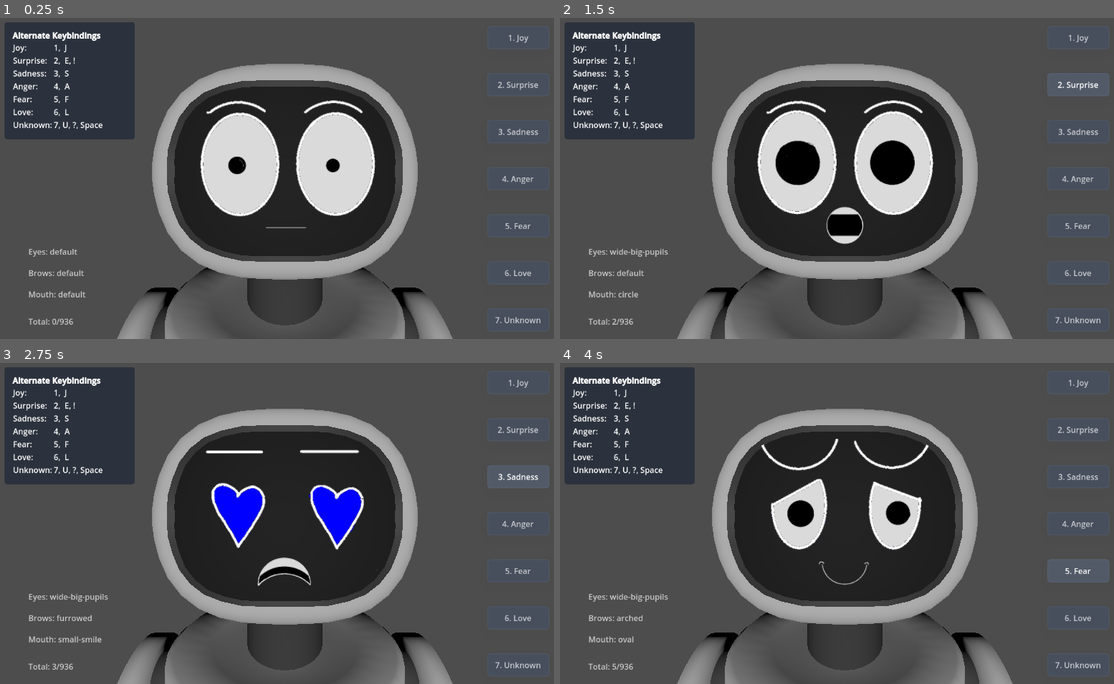
Above: before the commit, frames 1-4 (two rows, left to right).
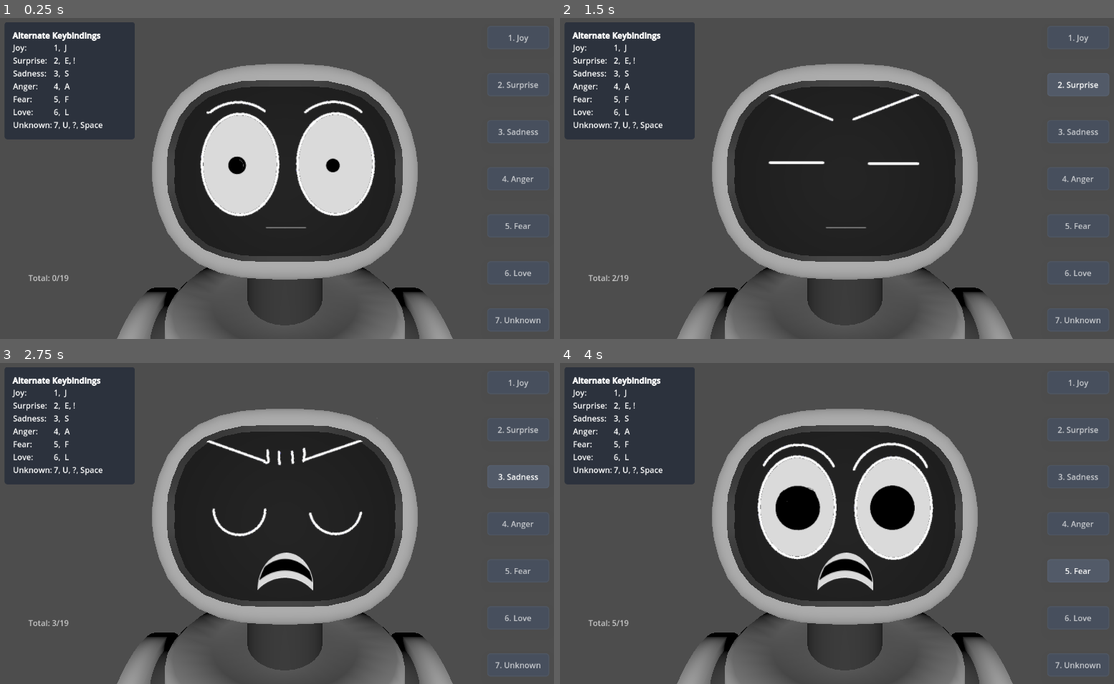
Above: after the commit, the same moments.

Repository: emilierummer/CS5761-ResearchProject
Game: Godot game, scene res://expressions/initial-survey/InitialSurvey.tscn
Two runs of this game, one before a commit and one after it. Both use one fixed random seed, a clock stepped at 60 frames per second and the inputs below. The project has no main scene, so this scene is started directly.
Inputs:
- Up to frame 1 (0.25 s): no input
- Up to frame 2 (1.5 s): click "1. Joy" at 0.5 s; click "2. Surprise" at 1.25 s
- Up to frame 3 (2.75 s): click "3. Sadness" at 2 s
- Up to frame 4 (4 s): click "4. Anger" at 2.75 s; click "5. Fear" at 3.5 s

The runs differ from the first frame. In frame 1, 0.4% of the frame differs, in the area x 5-16%, y 71-96%; in frame 2, 8.8%, in the area x 5-68%, y 23-96%; in frame 3, 4.3%; in frame 4, 7.4%.

Commit message:
feat: actual expressions

Diff:
--- /dev/null
+++ b/expressions/angry1.tres
@@ -0,0 +1,9 @@
+[gd_resource type="Resource" script_class="RobotExpression" load_steps=2 format=3 uid="uid://bnpcnwhlyrhy7"]
+
+[ext_resource type="Script" uid="uid://bjykxxqurmt73" path="res://expressions/expression.gd" id="1_05pnt"]
+
+[resource]
+script = ExtResource("1_05pnt")
+eyes = "closed-flat"
+brows = "slanted"
+metadata/_custom_type_script = "uid://bjykxxqurmt73"
--- /dev/null
+++ b/expressions/angry2.tres
@@ -0,0 +1,10 @@
+[gd_resource type="Resource" script_class="RobotExpression" load_steps=2 format=3 uid="uid://b4w5msax0n2or"]
+
+[ext_resource type="Script" uid="uid://bjykxxqurmt73" path="res://expressions/expression.gd" id="1_hno3s"]
+
+[resource]
+script = ExtResource("1_hno3s")
+eyes = "exclamation-marks"
+mouth = "circle"
+brows = "furrowed"
+metadata/_custom_type_script = "uid://bjykxxqurmt73"
--- /dev/null
+++ b/expressions/angry3.tres
@@ -0,0 +1,10 @@
+[gd_resource type="Resource" script_class="RobotExpression" load_steps=2 format=3 uid="uid://4vuohh6x3wxd"]
+
+[ext_resource type="Script" uid="uid://bjykxxqurmt73" path="res://expressions/expression.gd" id="1_6wg07"]
+
+[resource]
+script = ExtResource("1_6wg07")
+eyes = "closed-down"
+mouth = "frown-open"
+brows = "furrowed"
+metadata/_custom_type_script = "uid://bjykxxqurmt73"
--- a/expressions/expression-looper/Expression-Looper.tscn
+++ b/expressions/expression-looper/Expression-Looper.tscn
@@ -1,8 +1,27 @@
-[gd_scene load_steps=8 format=3 uid="uid://nq8gdevpk1lg"]
+[gd_scene load_steps=27 format=3 uid="uid://nq8gdevpk1lg"]
 
 [ext_resource type="Script" uid="uid://vuux1p8sxhjj" path="res://expressions/expression-looper/expression_looper.gd" id="1_tye5m"]
 [ext_resource type="PackedScene" uid="uid://d0itr34bpp8r5" path="res://Robot.tscn" id="2_a84vy"]
+[ext_resource type="Script" uid="uid://bjykxxqurmt73" path="res://expressions/expression.gd" id="2_d6k3k"]
 [ext_resource type="Theme" uid="uid://g2n5hnjd4b6c" path="res://expressions/initial-survey/minimal_theme.tres" id="3_a84vy"]
+[ext_resource type="Resource" uid="uid://bnpcnwhlyrhy7" path="res://expressions/angry1.tres" id="3_up0ci"]
+[ext_resource type="Resource" uid="uid://b4w5msax0n2or" path="res://expressions/angry2.tres" id="4_qgwrj"]
+[ext_resource type="Resource" uid="uid://4vuohh6x3wxd" path="res://expressions/angry3.tres" id="5_2xcsu"]
+[ext_resource type="Resource" uid="uid://clgmq1akx0fja" path="res://expressions/fear1.tres" id="6_vhnvi"]
+[ext_resource type="Resource" uid="uid://crr4077qptuek" path="res://expressions/fear2.tres" id="7_o4uap"]
+[ext_resource type="Resource" uid="uid://bn2ln1r1ys1b3" path="res://expressions/fear3.tres" id="8_jhoa3"]
+[ext_resource type="Resource" uid="uid://ck478tn4dy2a" path="res://expressions/joy1.tres" id="9_p0clt"]
+[ext_resource type="Resource" uid="uid://db3kjokuo26rm" path="res://expressions/joy2.tres" id="10_nsqwd"]
+[ext_resource type="Resource" uid="uid://cxw0bwsa4klxk" path="res://expressions/joy3.tres" id="11_8o7do"]
+[ext_resource type="Resource" uid="uid://bymdmswmduoc2" path="res://expressions/love1.tres" id="12_f6t7l"]
+[ext_resource type="Resource" uid="uid://l47aqurrjtki" path="res://expressions/love2.tres" id="13_1qoc6"]
+[ext_resource type="Resource" uid="uid://6dbrii24jlbt" path="res://expressions/love3.tres" id="14_x35hu"]
+[ext_resource type="Resource" uid="uid://dswnmaqbhcnl2" path="res://expressions/sadness1.tres" id="15_rwjl7"]
+[ext_resource type="Resource" uid="uid://dfebw42fec1sn" path="res://expressions/sadness2.tres" id="16_decsq"]
+[ext_resource type="Resource" uid="uid://dd1dhh78yy8b0" path="res://expressions/sadness3.tres" id="17_vmqnh"]
+[ext_resource type="Resource" uid="uid://cc4uklh856ldg" path="res://expressions/surprise1.tres" id="18_ul70v"]
+[ext_resource type="Resource" uid="uid://ln7agqnmebpf" path="res://expressions/surprise2.tres" id="19_pgjpk"]
+[ext_resource type="Resource" uid="uid://bjr6mt0v1edpv" path="res://expressions/surprise3.tres" id="20_7jflk"]
 
 [sub_resource type="InputEventKey" id="InputEventKey_tye5m"]
 device = -1
@@ -20,6 +39,8 @@
 
 [node name="ExpressionLooper" type="Node3D"]
 script = ExtResource("1_tye5m")
+randomizeOrder = false
+expressions = Array[ExtResource("2_d6k3k")]([ExtResource("3_up0ci"), ExtResource("4_qgwrj"), ExtResource("5_2xcsu"), ExtResource("6_vhnvi"), ExtResource("7_o4uap"), ExtResource("8_jhoa3"), ExtResource("9_p0clt"), ExtResource("10_nsqwd"), ExtResource("11_8o7do"), ExtResource("12_f6t7l"), ExtResource("13_1qoc6"), ExtResource("14_x35hu"), ExtResource("15_rwjl7"), ExtResource("16_decsq"), ExtResource("17_vmqnh"), ExtResource("18_ul70v"), ExtResource("19_pgjpk"), ExtResource("20_7jflk")])
 
 [node name="Robot" parent="." instance=ExtResource("2_a84vy")]
 
@@ -50,6 +71,7 @@
 theme_override_constants/separation = 16
 
 [node name="LabelsContainer" type="VBoxContainer" parent="Panel/MarginContainer/VBoxContainer"]
+visible = false
 layout_mode = 2
 
 [node name="EyesLabel" type="Label" parent="Panel/MarginContainer/VBoxContainer/LabelsContainer"]
--- a/expressions/expression-looper/expression_looper.gd
+++ b/expressions/expression-looper/expression_looper.gd
@@ -4,6 +4,13 @@
 
 # Maximum number of expressions to show (-1 for all)
 const MAX_EXPRESSIONS: int = -1
+
+@export var eyeCues: Array
+@export var browCues: Array
+@export var mouthCues: Array
+@export var extrasCues: Array
+
+@export var randomizeOrder: bool = true
 
 # Model
 @onready var Robot: RobotType = $Robot
@@ -16,60 +23,71 @@
 @onready var TotalLabel: Label = %TotalLabel
 
 # Track the expressions
-var expressions: Array[RobotExpression] = []
+@export var expressions: Array[RobotExpression] = []
 var expressionIndex: int = 0
 var totalExpressions: int = 0
 
 func _ready():
-    # Get all possible cues from the robot's sprites
-    var eyeCues = Robot.EyesSprite.sprite_frames.get_animation_names()
-    var browCues = Robot.BrowsSprite.sprite_frames.get_animation_names()
-    var mouthCues = Robot.MouthSprite.sprite_frames.get_animation_names()
-    # var extrasCues = Robot.ExtrasSprite.sprite_frames.get_animation_names()
+	# Get all possible cues from the robot's sprites
+	var allEyeCues = Array(Robot.EyesSprite.sprite_frames.get_animation_names())
+	var allBrowCues = Array(Robot.BrowsSprite.sprite_frames.get_animation_names())
+	var allMouthCues = Array(Robot.MouthSprite.sprite_frames.get_animation_names())
+	# var allExtrasCues = Array(Robot.ExtrasSprite.sprite_frames.get_animation_names())
 
-    # Generate all combinations of expressions
-    for eye in eyeCues:
-        for brow in browCues:
-            for mouth in mouthCues:
-                # for extras in extrasCues:
-                    # The default expression is always first, so we don't add it to avoid repetition
-                    if eye == "default" and brow == "default" and mouth == "default": # and extras == "default":
-                        continue
-                    var expr = RobotExpression.new()
-                    expr.eyes = eye
-                    expr.brows = brow
-                    expr.mouth = mouth
-                    # expr.extras = extras
-                    expressions.append(expr)
+	if eyeCues.size() == 0:
+		eyeCues = allEyeCues
+	if browCues.size() == 0:
+		browCues = allBrowCues
+	if mouthCues.size() == 0:
+		mouthCues = allMouthCues
+	# if extrasCues.size() == 0:
+		# extrasCues = allExtrasCues
 
-    # Randomize the order of expressions
-    expressions.shuffle()
-    # Re-add the default expression at the start
-    expressions.insert(0, RobotExpression.new())
-    # Limit to MAX_EXPRESSIONS
-    if MAX_EXPRESSIONS > 0 and expressions.size() > MAX_EXPRESSIONS:
-        expressions = expressions.slice(0, MAX_EXPRESSIONS)
-    totalExpressions = expressions.size()
+	# Generate all combinations of expressions
+	if expressions.size() == 0:
+		for eye in eyeCues:
+			for brow in browCues:
+				for mouth in mouthCues:
+					# for extras in extrasCues:
+						# The default expression is always first, so we don't add it to avoid repetition
+						if eye == "default" and brow == "default" and mouth == "default": # and extras == "default":
+							continue
+						var expr = RobotExpression.new()
+						expr.eyes = eye
+						expr.brows = brow
+						expr.mouth = mouth
+						# expr.extras = extras
+						expressions.append(expr)
 
-    # Update the model and labels
-    update_labels()
+	# Randomize the order of expressions
+	if randomizeOrder:
+		expressions.shuffle()
+	# Re-add the default expression at the start
+	expressions.insert(0, RobotExpression.new())
+	# Limit to MAX_EXPRESSIONS
+	if MAX_EXPRESSIONS > 0 and expressions.size() > MAX_EXPRESSIONS:
+		expressions = expressions.slice(0, MAX_EXPRESSIONS)
+	totalExpressions = expressions.size()
+
+	# Update the model and labels
+	update_labels()
 
 func update_labels():
-    EyesLabel.text = "Eyes: %s" % [Robot.expression.eyes]
-    BrowsLabel.text = "Brows: %s" % [Robot.expression.brows]
-    MouthLabel.text = "Mouth: %s" % [Robot.expression.mouth]
-    # ExtrasLabel.text = "Extras: %s" % [Robot.expression.extras]
-    TotalLabel.text = "Total: %d/%d" % [expressionIndex, totalExpressions]
+	EyesLabel.text = "Eyes: %s" % [Robot.expression.eyes]
+	BrowsLabel.text = "Brows: %s" % [Robot.expression.brows]
+	MouthLabel.text = "Mouth: %s" % [Robot.expression.mouth]
+	# ExtrasLabel.text = "Extras: %s" % [Robot.expression.extras]
+	TotalLabel.text = "Total: %d/%d" % [expressionIndex, totalExpressions]
 
 func update_robot():
-    Robot.expression = expressions[expressionIndex]
+	Robot.expression = expressions[expressionIndex]
 
 func _on_NextButton_pressed():
-    expressionIndex = min(expressionIndex + 1, totalExpressions - 1)
-    update_labels()
-    update_robot()
+	expressionIndex = min(expressionIndex + 1, totalExpressions - 1)
+	update_labels()
+	update_robot()
 
 func _on_PrevButton_pressed():
-    expressionIndex = max(expressionIndex - 1, 0)
-    update_labels()
-    update_robot()
+	expressionIndex = max(expressionIndex - 1, 0)
+	update_labels()
+	update_robot()
--- a/expressions/expression.gd
+++ b/expressions/expression.gd
@@ -50,7 +50,7 @@
 @export_enum(
 	"default",
 	"big-smile-closed",
-	"big-smile-open",
+	"big-smile-opened",
 	"small-smile",
 	"frown-closed",
 	"frown-open",
--- /dev/null
+++ b/expressions/fear1.tres
@@ -0,0 +1,10 @@
+[gd_resource type="Resource" script_class="RobotExpression" load_steps=2 format=3 uid="uid://clgmq1akx0fja"]
+
+[ext_resource type="Script" uid="uid://bjykxxqurmt73" path="res://expressions/expression.gd" id="1_7peto"]
+
+[resource]
+script = ExtResource("1_7peto")
+eyes = "wide-small-pupils"
+mouth = "grimace"
+brows = "flat"
+metadata/_custom_type_script = "uid://bjykxxqurmt73"
--- /dev/null
+++ b/expressions/fear2.tres
@@ -0,0 +1,10 @@
+[gd_resource type="Resource" script_class="RobotExpression" load_steps=2 format=3 uid="uid://crr4077qptuek"]
+
+[ext_resource type="Script" uid="uid://bjykxxqurmt73" path="res://expressions/expression.gd" id="1_f84m4"]
+
+[resource]
+script = ExtResource("1_f84m4")
+eyes = "wide-big-pupils"
+mouth = "frown-open"
+brows = "arched"
+metadata/_custom_type_script = "uid://bjykxxqurmt73"
--- /dev/null
+++ b/expressions/fear3.tres
@@ -0,0 +1,10 @@
+[gd_resource type="Resource" script_class="RobotExpression" load_steps=2 format=3 uid="uid://bn2ln1r1ys1b3"]
+
+[ext_resource type="Script" uid="uid://bjykxxqurmt73" path="res://expressions/expression.gd" id="1_yserf"]
+
+[resource]
+script = ExtResource("1_yserf")
+eyes = "squished-by-cheeks"
+mouth = "frown-open"
+brows = "down"
+metadata/_custom_type_script = "uid://bjykxxqurmt73"
--- /dev/null
+++ b/expressions/joy1.tres
@@ -0,0 +1,10 @@
+[gd_resource type="Resource" script_class="RobotExpression" load_steps=2 format=3 uid="uid://ck478tn4dy2a"]
+
+[ext_resource type="Script" uid="uid://bjykxxqurmt73" path="res://expressions/expression.gd" id="1_fs4ij"]
+
+[resource]
+script = ExtResource("1_fs4ij")
+eyes = "squinting"
+mouth = "big-smile-opened"
+brows = "arched"
+metadata/_custom_type_script = "uid://bjykxxqurmt73"
--- /dev/null
+++ b/expressions/joy2.tres
@@ -0,0 +1,9 @@
+[gd_resource type="Resource" script_class="RobotExpression" load_steps=2 format=3 uid="uid://db3kjokuo26rm"]
+
+[ext_resource type="Script" uid="uid://bjykxxqurmt73" path="res://expressions/expression.gd" id="1_nlfy2"]
+
+[resource]
+script = ExtResource("1_nlfy2")
+eyes = "closed-down"
+mouth = "big-smile-closed"
+metadata/_custom_type_script = "uid://bjykxxqurmt73"
--- /dev/null
+++ b/expressions/joy3.tres
@@ -0,0 +1,10 @@
+[gd_resource type="Resource" script_class="RobotExpression" load_steps=2 format=3 uid="uid://cxw0bwsa4klxk"]
+
+[ext_resource type="Script" uid="uid://bjykxxqurmt73" path="res://expressions/expression.gd" id="1_5f1xr"]
+
+[resource]
+script = ExtResource("1_5f1xr")
+eyes = "closed-up"
+mouth = "grin"
+brows = "flat"
+metadata/_custom_type_script = "uid://bjykxxqurmt73"
--- /dev/null
+++ b/expressions/love1.tres
@@ -0,0 +1,9 @@
+[gd_resource type="Resource" script_class="RobotExpression" load_steps=2 format=3 uid="uid://bymdmswmduoc2"]
+
+[ext_resource type="Script" uid="uid://bjykxxqurmt73" path="res://expressions/expression.gd" id="1_hgbl5"]
+
+[resource]
+script = ExtResource("1_hgbl5")
+eyes = "hearts"
+mouth = "big-smile-opened"
+metadata/_custom_type_script = "uid://bjykxxqurmt73"
--- /dev/null
+++ b/expressions/love2.tres
@@ -0,0 +1,9 @@
+[gd_resource type="Resource" script_class="RobotExpression" load_steps=2 format=3 uid="uid://l47aqurrjtki"]
+
+[ext_resource type="Script" uid="uid://bjykxxqurmt73" path="res://expressions/expression.gd" id="1_6jnl7"]
+
+[resource]
+script = ExtResource("1_6jnl7")
+eyes = "angled-top"
+mouth = "small-smile"
+metadata/_custom_type_script = "uid://bjykxxqurmt73"
--- /dev/null
+++ b/expressions/love3.tres
@@ -0,0 +1,10 @@
+[gd_resource type="Resource" script_class="RobotExpression" load_steps=2 format=3 uid="uid://6dbrii24jlbt"]
+
+[ext_resource type="Script" uid="uid://bjykxxqurmt73" path="res://expressions/expression.gd" id="1_losyn"]
+
+[resource]
+script = ExtResource("1_losyn")
+eyes = "hearts"
+mouth = "small-smile"
+brows = "arched"
+metadata/_custom_type_script = "uid://bjykxxqurmt73"
--- /dev/null
+++ b/expressions/sadness1.tres
@@ -0,0 +1,10 @@
+[gd_resource type="Resource" script_class="RobotExpression" load_steps=2 format=3 uid="uid://dswnmaqbhcnl2"]
+
+[ext_resource type="Script" uid="uid://bjykxxqurmt73" path="res://expressions/expression.gd" id="1_i0f35"]
+
+[resource]
+script = ExtResource("1_i0f35")
+eyes = "closed-down"
+mouth = "cry-closed"
+brows = "flat"
+metadata/_custom_type_script = "uid://bjykxxqurmt73"
--- /dev/null
+++ b/expressions/sadness2.tres
@@ -0,0 +1,10 @@
+[gd_resource type="Resource" script_class="RobotExpression" load_steps=2 format=3 uid="uid://dfebw42fec1sn"]
+
+[ext_resource type="Script" uid="uid://bjykxxqurmt73" path="res://expressions/expression.gd" id="1_kiu10"]
+
+[resource]
+script = ExtResource("1_kiu10")
+eyes = "squinting"
+mouth = "frown-closed"
+brows = "flat"
+metadata/_custom_type_script = "uid://bjykxxqurmt73"
--- /dev/null
+++ b/expressions/sadness3.tres
@@ -0,0 +1,10 @@
+[gd_resource type="Resource" script_class="RobotExpression" load_steps=2 format=3 uid="uid://dd1dhh78yy8b0"]
+
+[ext_resource type="Script" uid="uid://bjykxxqurmt73" path="res://expressions/expression.gd" id="1_le8ch"]
+
+[resource]
+script = ExtResource("1_le8ch")
+eyes = "angled-top"
+mouth = "grimace"
+brows = "down"
+metadata/_custom_type_script = "uid://bjykxxqurmt73"
--- /dev/null
+++ b/expressions/surprise1.tres
@@ -0,0 +1,10 @@
+[gd_resource type="Resource" script_class="RobotExpression" load_steps=2 format=3 uid="uid://cc4uklh856ldg"]
+
+[ext_resource type="Script" uid="uid://bjykxxqurmt73" path="res://expressions/expression.gd" id="1_oqvrj"]
+
+[resource]
+script = ExtResource("1_oqvrj")
+eyes = "open-big-pupils"
+mouth = "oval"
+brows = "arched"
+metadata/_custom_type_script = "uid://bjykxxqurmt73"
--- /dev/null
+++ b/expressions/surprise2.tres
@@ -0,0 +1,8 @@
+[gd_resource type="Resource" script_class="RobotExpression" load_steps=2 format=3 uid="uid://ln7agqnmebpf"]
+
+[ext_resource type="Script" uid="uid://bjykxxqurmt73" path="res://expressions/expression.gd" id="1_qgwch"]
+
+[resource]
+script = ExtResource("1_qgwch")
+eyes = "wide-big-pupils"
+metadata/_custom_type_script = "uid://bjykxxqurmt73"
--- /dev/null
+++ b/expressions/surprise3.tres
@@ -0,0 +1,10 @@
+[gd_resource type="Resource" script_class="RobotExpression" load_steps=2 format=3 uid="uid://bjr6mt0v1edpv"]
+
+[ext_resource type="Script" uid="uid://bjykxxqurmt73" path="res://expressions/expression.gd" id="1_u0exx"]
+
+[resource]
+script = ExtResource("1_u0exx")
+eyes = "exclamation-marks"
+mouth = "circle"
+brows = "down"
+metadata/_custom_type_script = "uid://bjykxxqurmt73"
--- a/expressions/suspicious.tres
+++ /dev/null
@@ -1,12 +0,0 @@
-[gd_resource type="Resource" script_class="RobotExpression" load_steps=2 format=3 uid="uid://my20rhi08q4d"]
-
-[ext_resource type="Script" uid="uid://bjykxxqurmt73" path="res://expressions/expression.gd" id="1_82wth"]
-
-[resource]
-script = ExtResource("1_82wth")
-headZRotation = 15
-eyes = "squinting"
-mouth = "frown-closed"
-brows = "arched"
-extras = "tears"
-metadata/_custom_type_script = "uid://bjykxxqurmt73"
--- a/test.tscn
+++ b/test.tscn
@@ -1,7 +1,9 @@
-[gd_scene load_steps=2 format=3 uid="uid://b4shkq1dtw6x1"]
+[gd_scene load_steps=3 format=3 uid="uid://b4shkq1dtw6x1"]
 
 [ext_resource type="PackedScene" uid="uid://d0itr34bpp8r5" path="res://Robot.tscn" id="1_37kl0"]
+[ext_resource type="Resource" uid="uid://bn2ln1r1ys1b3" path="res://expressions/fear3.tres" id="2_8uh7m"]
 
 [node name="Test" type="Node3D"]
 
 [node name="Robot" parent="." instance=ExtResource("1_37kl0")]
+expression = ExtResource("2_8uh7m")
